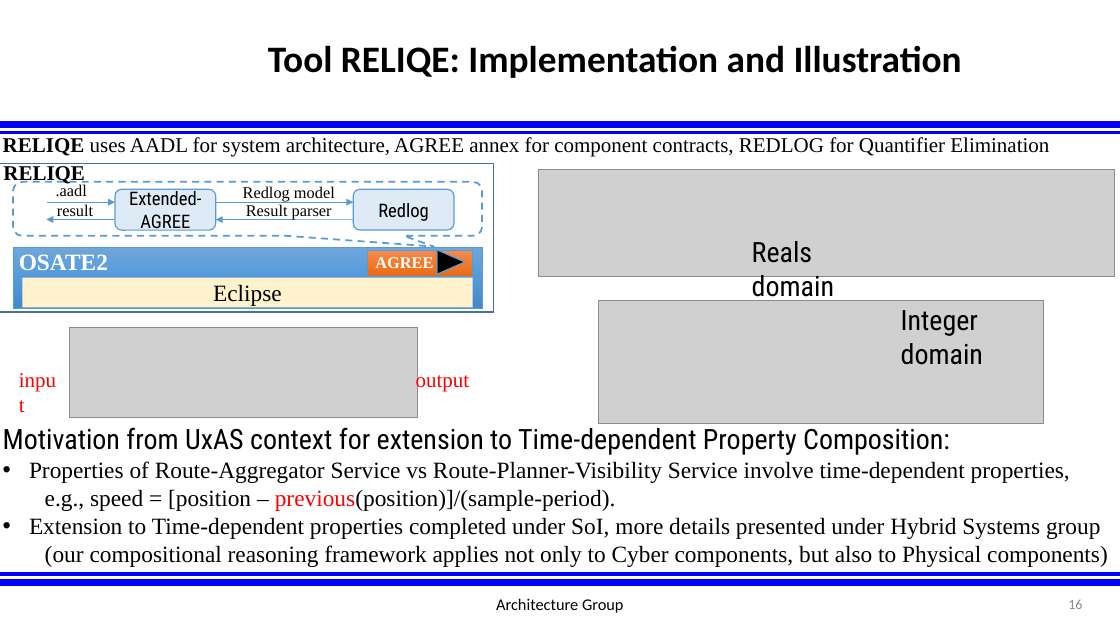
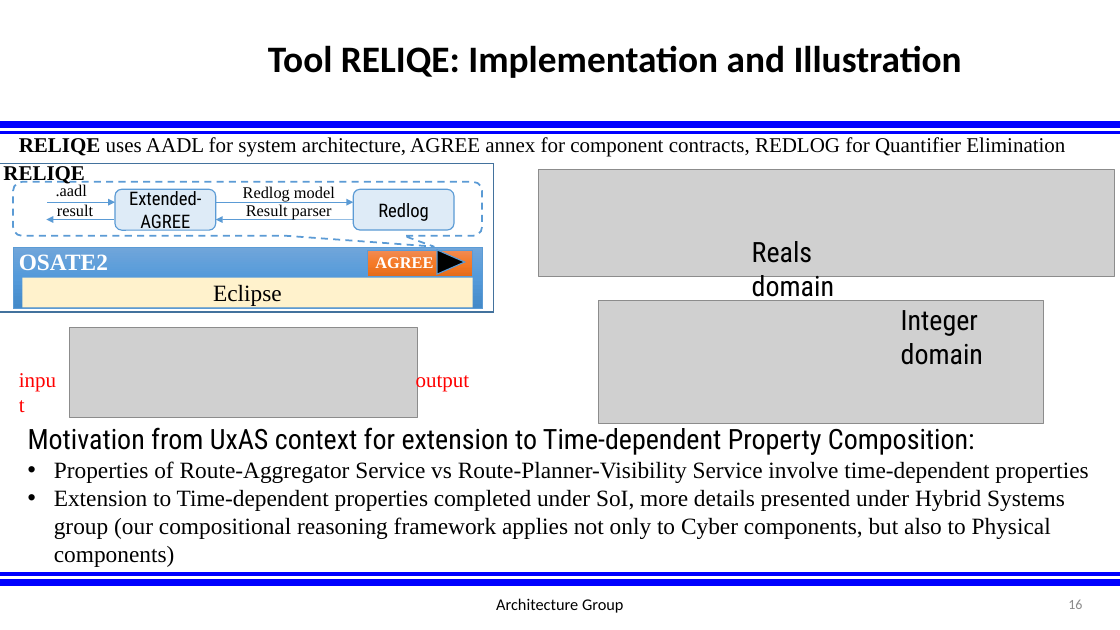
Before and after one commit to afrl-rq/OpenUxAS-SoI, a slide deck: slide 16 of presentations/S5_SoI_Architecture_Group.pptx. Drawn at 1120x630 pixels with LibreOffice and Linux fonts; fonts in the diff are those of the drawing; grey boxes stand for pictures; background and template pictures are left out. Boxes give left, top, right and bottom in pixels: in the first picture for what was removed or moved away, otherwise in the second. Text is boxed around its words. In the diff, an @@ line names an element or a change of style, - is before the commit and + after.

```diff
--- a/presentations/S5_SoI_Architecture_Group.pptx
+++ b/presentations/S5_SoI_Architecture_Group.pptx
@@ text "RELIQE uses AADL for system ..." moved from (x1=3, y1=137, x2=1049, y2=157) to (x1=19, y1=137, x2=1065, y2=157) @@
@@ text "Motivation from UxAS context for ..." moved from (x1=3, y1=427, x2=1108, y2=567) to (x1=28, y1=427, x2=1088, y2=567) @@
@@ text at (x1=54, y1=461, x2=1088, y2=567): text changed @@
-• Properties of Route-Aggregator Service vs Route-Planner-Visibility Service involve time-dependent properties,
-  e.g., speed = [position – previous(position)]/(sample-period).
-• Extension to Time-dependent properties completed under SoI, more details presented under Hybrid Systems group
-  (our compositional reasoning framework applies not only to Cyber components, but also to Physical components)
+• Properties of Route-Aggregator Service vs Route-Planner-Visibility Service involve time-dependent properties
+• Extension to Time-dependent properties completed under SoI, more details presented under Hybrid Systems group (our compositional reasoning framework applies not only to Cyber components, but also to Physical components)
```
Also in this commit, not shown: 4 other slides changed.
